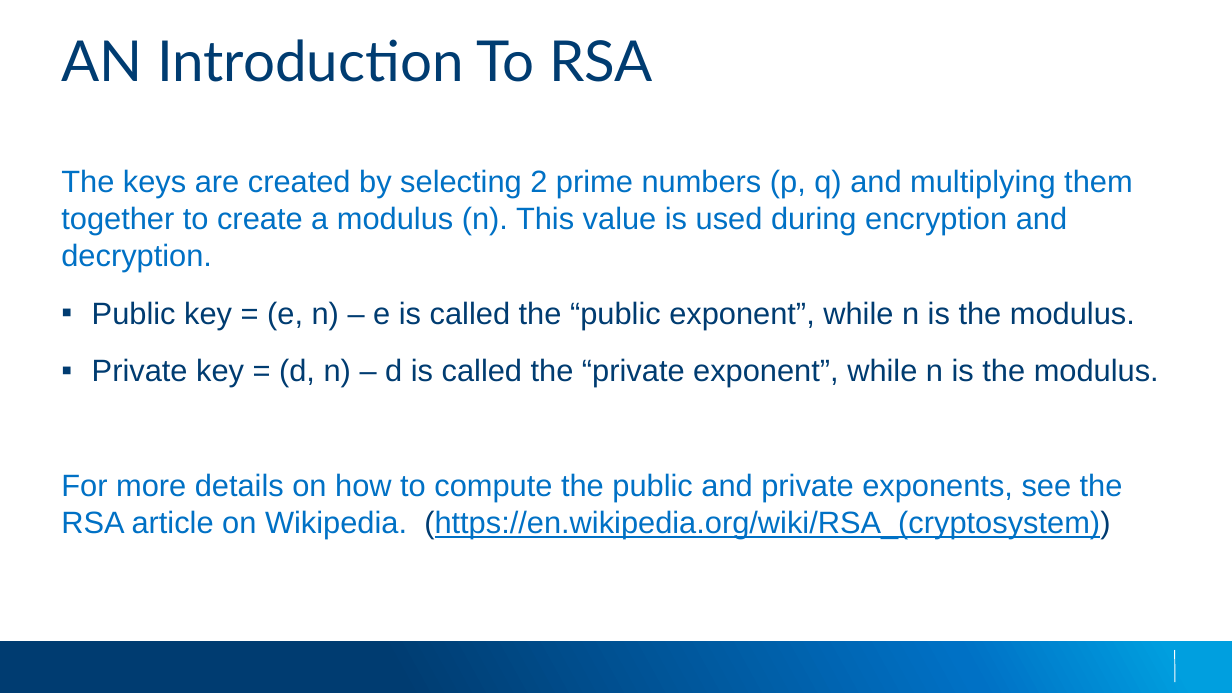
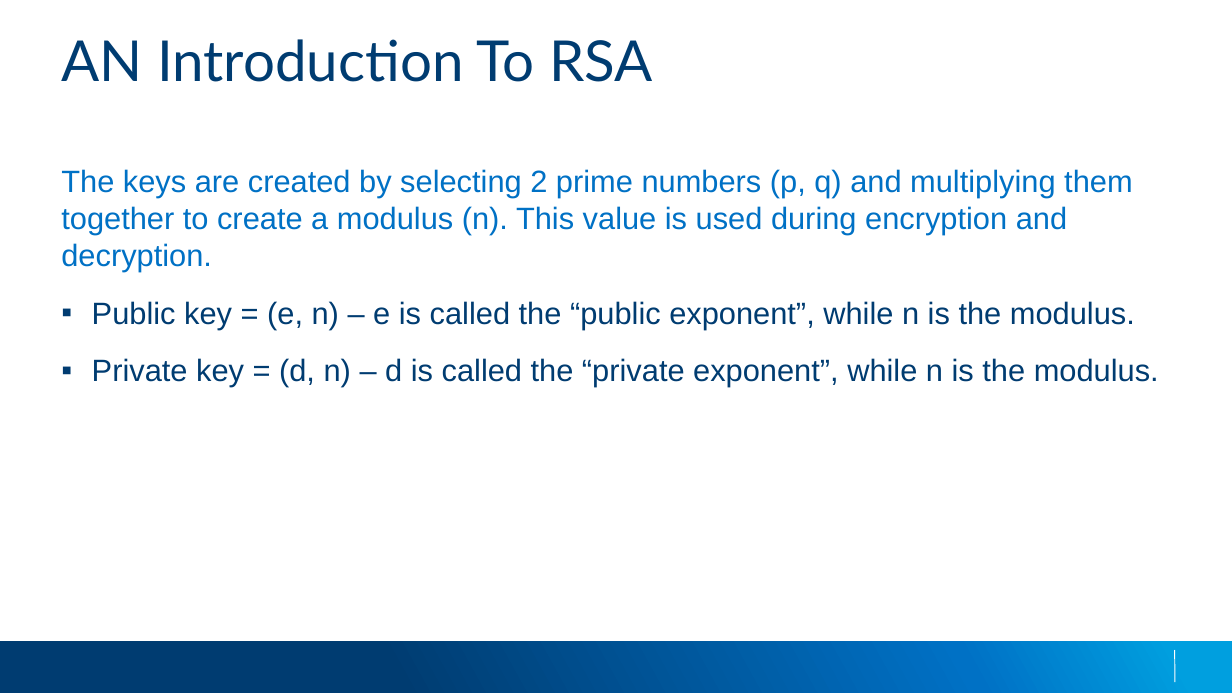
Before and after one commit to applesauce49/lincoln_high, a slide deck: slide 10 of presos/LincolnHighVisit-2019.pptx (slide 5 before the commit). Drawn at 1232x693 pixels with LibreOffice and Linux fonts; fonts in the diff are those of the drawing; background and template pictures are left out. Boxes give left, top, right and bottom in pixels: in the first picture for what was removed or moved away, otherwise in the second. Text is boxed around its words. In the diff, an @@ line names an element or a change of style, - is before the commit and + after.

Commit message:
Updated presentation
I added a few slides at the start that flesh out the  intro talk that a
presnter can give before getting into the heart of the presentation.

```diff
--- a/presos/LincolnHighVisit-2019.pptx
+++ b/presos/LincolnHighVisit-2019.pptx
@@ text at [61,473,1123,539]: paragraph removed @@
-  For more details on how to compute the public and private exponents, see the RSA article on Wikipedia. (https://en.wikipedia.org/wiki/RSA_(cryptosystem))
```
Also in this commit, not shown: 6 other slides changed, 6 slides added.
